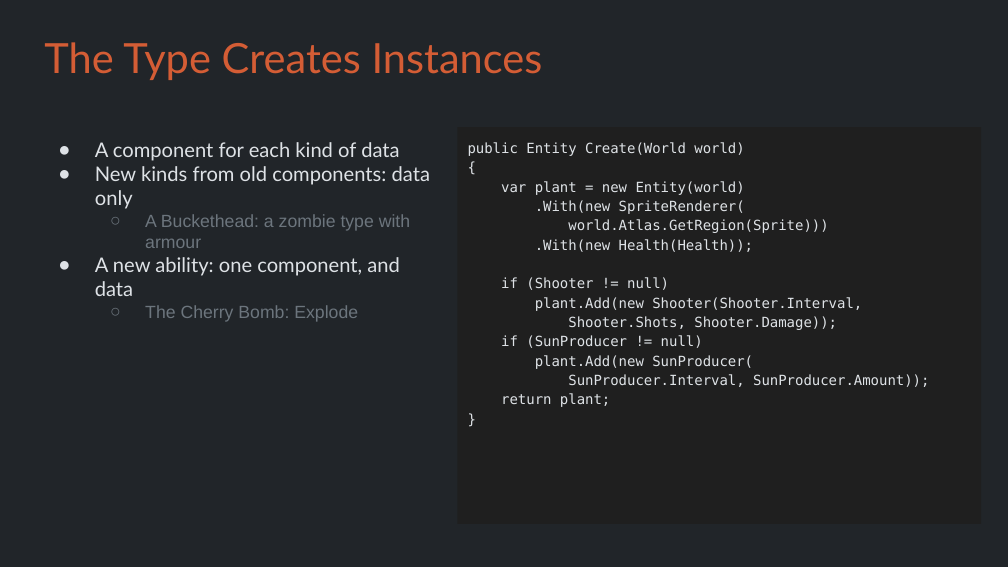
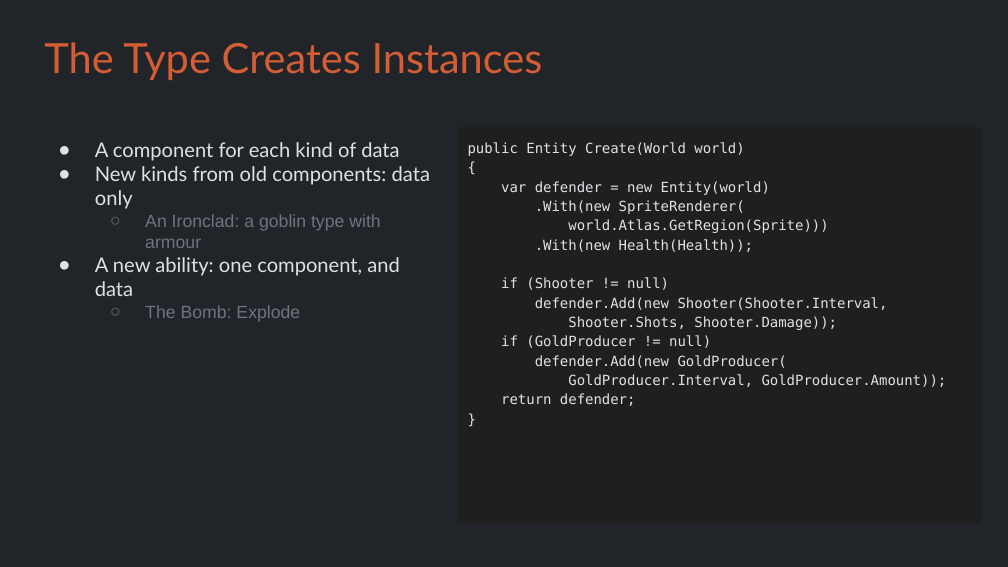
Before and after one commit to Metamate/gar, a slide deck: slide 23 of slides/09 Plants vs. Zombies.pptx. Drawn at 1008x567 pixels with LibreOffice and Linux fonts; fonts in the diff are those of the drawing. Boxes give left, top, right and bottom in pixels: in the first picture for what was removed or moved away, otherwise in the second. Text is boxed around its words. In the diff, an @@ line names an element or a change of style, - is before the commit and + after.

```diff
--- a/slides/09 Plants vs. Zombies.pptx
+++ b/slides/09 Plants vs. Zombies.pptx
@@ text at box(501, 181, 770, 195): text changed @@
-var plant = new Entity(world)
+var defender = new Entity(world)
@@ title at box(145, 214, 380, 248): text changed @@
-  ○ A Buckethead: a zombie type with armour
+  ○ An Ironclad: a goblin type with armour
@@ text at box(535, 297, 888, 310): text changed @@
-plant.Add(new Shooter(Shooter.Interval,
+defender.Add(new Shooter(Shooter.Interval,
@@ title at box(145, 305, 300, 322): text changed @@
-  ○ The Cherry Bomb: Explode
+  ○ The Bomb: Explode
@@ text at box(501, 335, 947, 406): text changed @@
-if (SunProducer != null)
-plant.Add(new SunProducer(
-SunProducer.Interval, SunProducer.Amount));
-return plant;
+if (GoldProducer != null)
+defender.Add(new GoldProducer(
+GoldProducer.Interval, GoldProducer.Amount));
+return defender;
```
Also in this commit, not shown: 23 other slides changed, 8 other files.
